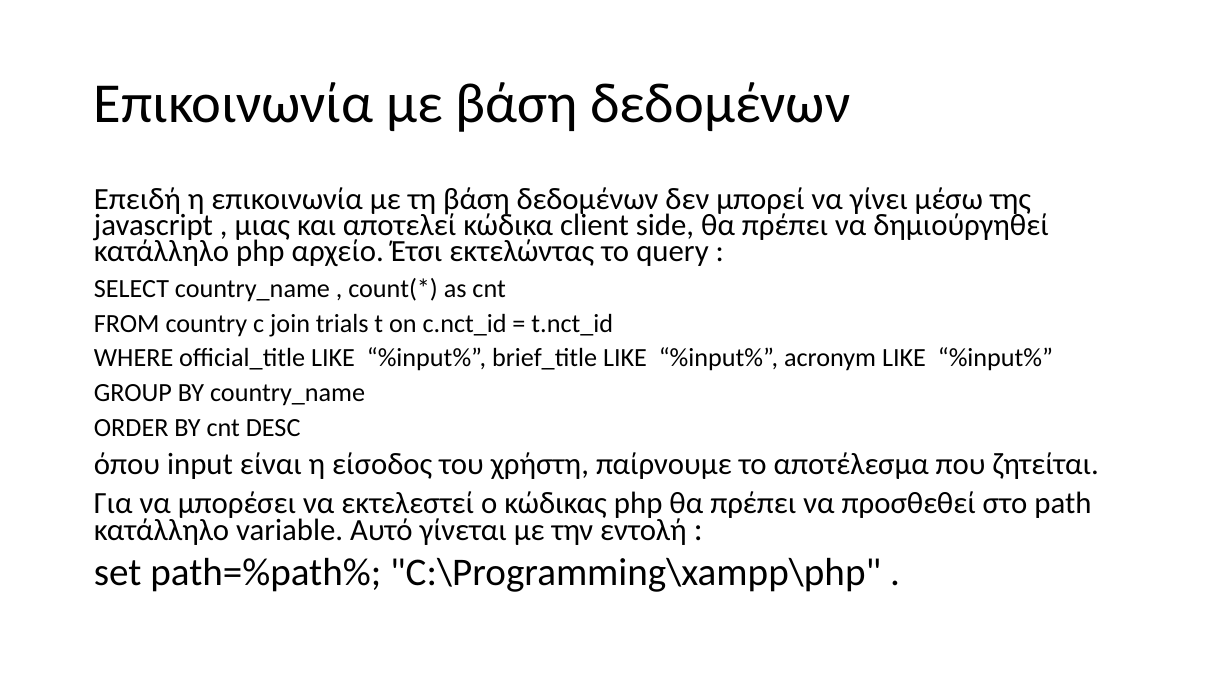
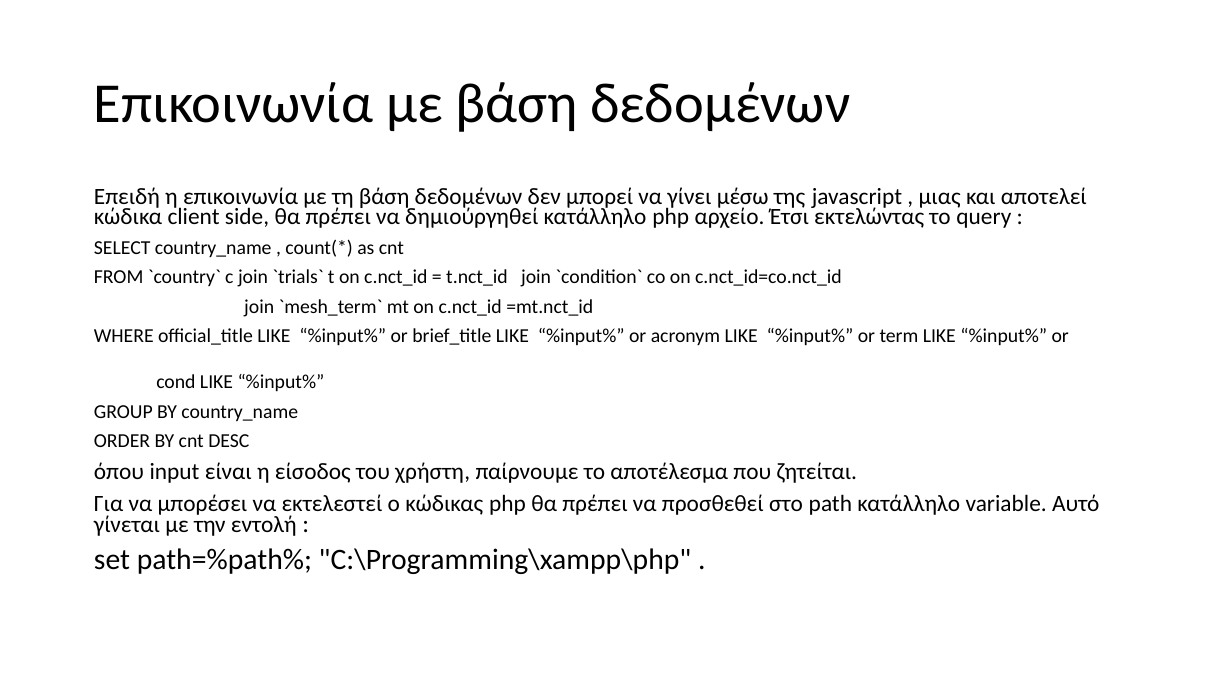
Before and after one commit to el17408/appathon-project, a slide deck: slide 5 of documentation/IaA_Project_Ρούσσης_Δημήτριος_el17408.pptx. Drawn at 1232x693 pixels with LibreOffice and Linux fonts; fonts in the diff are those of the drawing. Boxes give left, top, right and bottom in pixels: in the first picture for what was removed or moved away, otherwise in the second. Text is boxed around its words. In the diff, an @@ line names an element or a change of style, - is before the commit and + after.

Commit message:
parser now takes the condition and mesh_terms tags from xml files

```diff
--- a/documentation/IaA_Project_Ρούσσης_Δημήτριος_el17408.pptx
+++ b/documentation/IaA_Project_Ρούσσης_Δημήτριος_el17408.pptx
@@ text at [94, 187, 1099, 574]: size 24.1 to 18.2 pt in "Επειδή η επικοινωνία με τη βάση δεδομένων ...", "όπου input είναι η είσοδος του χρήστη, ...", "Για να μπορέσει να εκτελεστεί ο κώδικας ..."; size 20.4 to 15.4 pt in "SELECT country_name , count(*) as cnt", "GROUP BY country_name", "ORDER BY cnt DESC"; size 25.9 to 19.6 pt in ":"; size 30.5 to 23.1 pt in "set path=%path%; "C:\Programming\xampp\php" ." @@
@@ text at [94, 269, 1069, 392]: text changed; size 20.4 to 15.4 pt @@
-FROM country c join trials t on c.nct_id = t.nct_id
-WHERE official_title LIKE “%input%”, brief_title LIKE “%input%”, acronym LIKE “%input%”
+FROM `country` c join `trials` t on c.nct_id = t.nct_id join `condition` co on c.nct_id=co.nct_id
+join `mesh_term` mt on c.nct_id =mt.nct_id
+WHERE official_title LIKE “%input%” or brief_title LIKE “%input%” or acronym LIKE “%input%” or term LIKE “%input%” or
+cond LIKE “%input%”
```
Also in this commit, not shown: 1 other slide changed, 1 other file.
